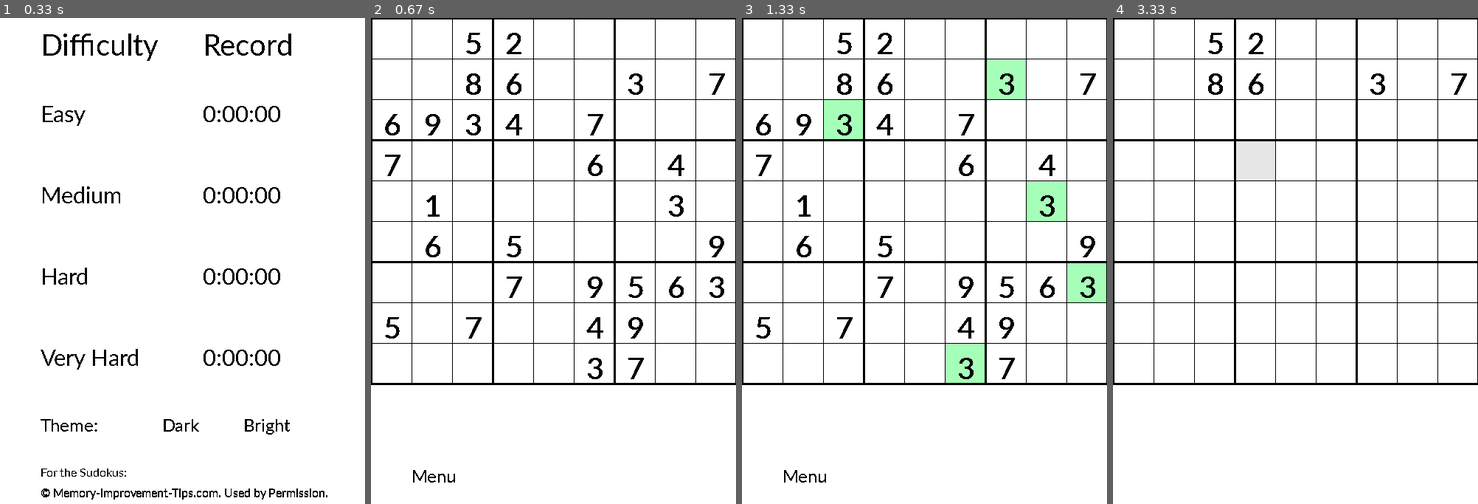
Above: before the commit, frames 1-4 (left to right).
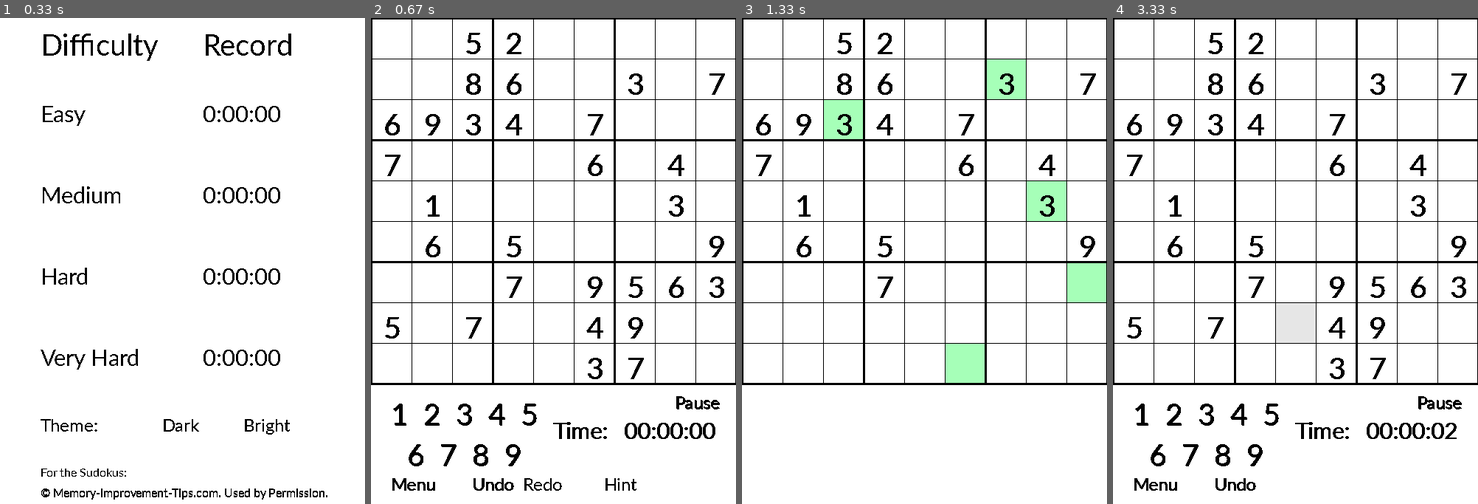
Above: after the commit, the same moments.

Repository: MatthiasSagerer/Sudoku-Pygame
Game: pygame game, started from main.py
Same seed, same stepped clock (60 frames per second), same inputs: the game is played once before the commit and once after it.
Inputs (mouse positions are in pixels of both pictures, inside the frame that each line leads up to):
- Up to frame 1 (0.33 s): no input
- Up to frame 2 (0.67 s): click "Easy" at 0.38 s
- Up to frame 3 (1.33 s): click (961, 367) at 0.72 s
- Up to frame 4 (3.33 s): click (1339, 304) at 1.55 s; click (1299, 314) at 2.38 s; click (1244, 158) at 3.22 s

Frame 1 is identical in both runs. In frame 2, 1.9% of the frame differs, in the area x 5-96%, y 77-98%; in frame 3, 0.8%; in frame 4, 5.1%, in the area x 3-97%, y 19-98%.

Commit message:
main.py: buttons and time

Diff:
--- a/main.py
+++ b/main.py
@@ -3,6 +3,8 @@
 import data
 import sys
 import datetime
+import time
+import math
 
 blank_sudoku = [
     [0, 0, 0, 0, 0, 0, 0, 0, 0],
@@ -19,17 +21,17 @@
 
 def drawGrid(surface, dark_info):
     if dark_info:
-        col = (255, 255, 255)
-    else:
-        col = (0, 0, 0)
+        colo = (255, 255, 255)
+    else:
+        colo = (0, 0, 0)
     x = 0
     y = 0
     w = 1
     for i in range(10):
         if i % 3 == 0:
             w = 3
-        pygame.draw.line(surface, col, (x, 0), (x, cell_size * 9), width=w)
-        pygame.draw.line(surface, col, (0, y), (cell_size * 9, y), width=w)
+        pygame.draw.line(surface, colo, (x, 0), (x, cell_size * 9), width=w)
+        pygame.draw.line(surface, colo, (0, y), (cell_size * 9, y), width=w)
         x += cell_size
         y += cell_size
         w = 1
@@ -38,16 +40,16 @@
 def displayText(surface, dark_info, txt, x, y, size, start=True):
     if dark_info:
         if start:
-            col = (255, 255, 255)
+            colo = (255, 255, 255)
         else:
-            col = (200, 200, 200)
+            colo = (200, 200, 200)
     else:
         if start:
-            col = (0, 0, 0)
+            colo = (0, 0, 0)
         else:
-            col = (55, 55, 55)
+            colo = (55, 55, 55)
     comic_sans = pygame.font.SysFont('calibri', size)
-    txt_surface = comic_sans.render(txt, False, col)
+    txt_surface = comic_sans.render(txt, False, colo)
     txt_rect = txt_surface.get_rect(topleft=(x, y))
     surface.blit(txt_surface, (x, y))
     surface.blit(txt_surface, txt_rect)
@@ -85,7 +87,7 @@
                 continue
 
 
-def markCells(surface, number, sudoku, sudoku_start, empt, x_p, y_p, col=(166, 255, 184)):
+def markCells(surface, number, sudoku, sudoku_start, empt, x_p, y_p, colo=(166, 255, 184)):
     if not empt:
         if number != 0:
             for i in range(9):
@@ -105,12 +107,12 @@
                             height -= 1
                         if i % 3 == 2:
                             height -= 1
-                        pygame.draw.rect(surface, col, (x, y, width, height))
+                        pygame.draw.rect(surface, colo, (x, y, width, height))
     else:
         i = y_p // cell_size
         j = x_p // cell_size
-        x_p = j*cell_size + 1
-        y_p = i*cell_size + 1
+        x_p = j * cell_size + 1
+        y_p = i * cell_size + 1
         width = cell_size - 1
         height = cell_size - 1
         if j % 3 == 0:
@@ -123,7 +125,7 @@
             height -= 1
         if i % 3 == 2:
             height -= 1
-        pygame.draw.rect(surface, col, (x_p, y_p, width, height))
+        pygame.draw.rect(surface, colo, (x_p, y_p, width, height))
 
 
 pygame.font.init()
@@ -133,22 +135,22 @@
     global saved_num, marked_num
     if empty:
         if dark:
-            col = (40, 40, 40)
+            colo = (40, 40, 40)
         else:
-            col = (230, 230, 230)
+            colo = (230, 230, 230)
     else:
         if dark:
-            col = (0, 108, 36)
+            colo = (0, 108, 36)
         else:
-            col = (166, 255, 184)
+            colo = (166, 255, 184)
     if 0 <= x_p <= cell_size * 9 and 0 <= y_p <= cell_size * 9:
         if (current_sudoku[y_pos // cell_size][x_pos // cell_size] != 0) or empt:
             win.fill(color=bg_col)
             drawGrid(win, dark)
             marked_num = current_sudoku[y_pos // cell_size][x_pos // cell_size]
             if (marked_num != 0 and marked_num != saved_num) or empt:
-                markCells(win, marked_num, current_sudoku, current_sudoku_start, empt, x_p, y_p, col=col)
-                markCells(win, marked_num, current_sudoku, current_sudoku_start, empt, x_p, y_p, col=col)
+                markCells(win, marked_num, current_sudoku, current_sudoku_start, empt, x_p, y_p, colo=colo)
+                markCells(win, marked_num, current_sudoku, current_sudoku_start, empt, x_p, y_p, colo=colo)
                 saved_num = current_sudoku[y_pos // cell_size][x_pos // cell_size]
             displaySudoku(win, dark, current_sudoku_start, True)
             displaySudoku(win, dark, current_sudoku, False)
@@ -157,13 +159,26 @@
             drawGrid(win, dark)
             marked_num = current_sudoku_start[y_p // cell_size][x_p // cell_size]
             if (marked_num != 0 and marked_num != saved_num) or empt:
-                markCells(win, marked_num, current_sudoku, current_sudoku_start, empt, x_p, y_p, col=col)
-                markCells(win, marked_num, current_sudoku, current_sudoku_start, empt, x_p, y_p, col=col)
+                markCells(win, marked_num, current_sudoku, current_sudoku_start, empt, x_p, y_p, colo=colo)
+                markCells(win, marked_num, current_sudoku, current_sudoku_start, empt, x_p, y_p, colo=colo)
                 saved_num = current_sudoku_start[y_pos // cell_size][x_pos // cell_size]
             else:
                 saved_num = 0
             displaySudoku(win, dark, current_sudoku_start, True)
             displaySudoku(win, dark, current_sudoku, False)
+
+
+def displayNumbers(surface):
+    n1_rect = displayText(surface, dark, '1', cell_size * 0.5, cell_size * 9.3, font_size_big)
+    n2_rect = displayText(surface, dark, '2', cell_size * 1.3, cell_size * 9.3, font_size_big)
+    n3_rect = displayText(surface, dark, '3', cell_size * 2.1, cell_size * 9.3, font_size_big)
+    n4_rect = displayText(surface, dark, '4', cell_size * 2.9, cell_size * 9.3, font_size_big)
+    n5_rect = displayText(surface, dark, '5', cell_size * 3.7, cell_size * 9.3, font_size_big)
+    n6_rect = displayText(surface, dark, '6', cell_size * 0.9, cell_size * 10.3, font_size_big)
+    n7_rect = displayText(surface, dark, '7', cell_size * 1.7, cell_size * 10.3, font_size_big)
+    n8_rect = displayText(surface, dark, '8', cell_size * 2.5, cell_size * 10.3, font_size_big)
+    n9_rect = displayText(surface, dark, '9', cell_size * 3.3, cell_size * 10.3, font_size_big)
+    return n1_rect, n2_rect, n3_rect, n4_rect, n5_rect, n6_rect, n7_rect, n8_rect, n9_rect
 
 
 if __name__ == '__main__':
@@ -240,6 +255,10 @@
         current_solution = blank_sudoku.copy()
         marked_num = 0
         saved_num = 0
+        play_pause = 'Pause'
+        start_time = time.time()
+        dt = 0
+        play = True
         if difficulty != 0:
             win.fill(color=bg_col)
         while difficulty != 0:
@@ -253,8 +272,26 @@
                 drawGrid(win, dark)
                 displaySudoku(win, dark, current_sudoku_start, True)
                 displaySudoku(win, dark, current_sudoku, False)
-            menu_rect = displayText(win, dark, 'Menu', cell_size, cell_size * 11, font_size_small)
+            num1, num2, num3, num4, num5, num6, num7, num8, num9 = displayNumbers(win)
+            displayText(win, dark, 'Time:', cell_size * 4.5, cell_size * 9.8, font_size_default)
+            if dark:
+                col = 'black'
+            else:
+                col = 'white'
+            pygame.draw.rect(win, col, (
+                math.floor(cell_size * 6.25), math.floor(cell_size * 9.8), math.floor(cell_size * 3), cell_size))
+            displayText(win, dark, time.strftime('%H:%M:%S', time.gmtime(dt)), cell_size * 6.25, cell_size * 9.8,
+                        font_size_default)
+            play_pause_rect = displayText(win, dark, play_pause, cell_size * 7.5, cell_size * 9.2, font_size_small)
+            menu_rect = displayText(win, dark, 'Menu', cell_size * 0.5, cell_size * 11.2, font_size_small)
+            undo_rect = displayText(win, dark, 'Undo', cell_size * 2.5, cell_size * 11.2, font_size_small)
+            redo_rect = displayText(win, dark, 'Redo', cell_size * 3.75, cell_size * 11.2, font_size_small)
+            hint_rect = displayText(win, dark, 'Hint', cell_size * 5.75, cell_size * 11.2, font_size_small)
+            solution_rect = displayText(win, dark, 'Solution', cell_size * 7, cell_size * 11.2, font_size_small)
             pygame.display.update()
+            if play:
+                dt += time.time() - start_time
+                start_time = time.time()
             for event in pygame.event.get():
                 if event.type == pygame.QUIT:
                     pygame.display.quit()
@@ -277,6 +314,24 @@
                         else:
                             empty = False
                         markCellsLogic(x_pos, y_pos, empty)
+                    if play_pause_rect.collidepoint(mouse_pos):
+                        if dark:
+                            col = 'black'
+                        else:
+                            col = 'white'
+                        if play_pause == 'Play':
+                            play_pause = 'Pause'
+                            play = True
+                            start_time = time.time()
+                            pygame.draw.rect(win, col, (
+                                math.floor(cell_size * 7.5), math.floor(cell_size * 9.2), math.floor(cell_size * 2),
+                                math.floor(cell_size * 0.75)))
+                        elif play_pause == 'Pause':
+                            play_pause = 'Play'
+                            play = False
+                            pygame.draw.rect(win, col, (
+                                math.floor(cell_size * 7.5), math.floor(cell_size * 9.2), math.floor(cell_size * 2),
+                                math.floor(cell_size * 0.75)))
             first = False
             # TODO: main solving screen with 9 x 9 grid, time, pause & play, verification-switch
             #  digits 1 to 9 as inputs, undo & redo, hint and show solution button.
